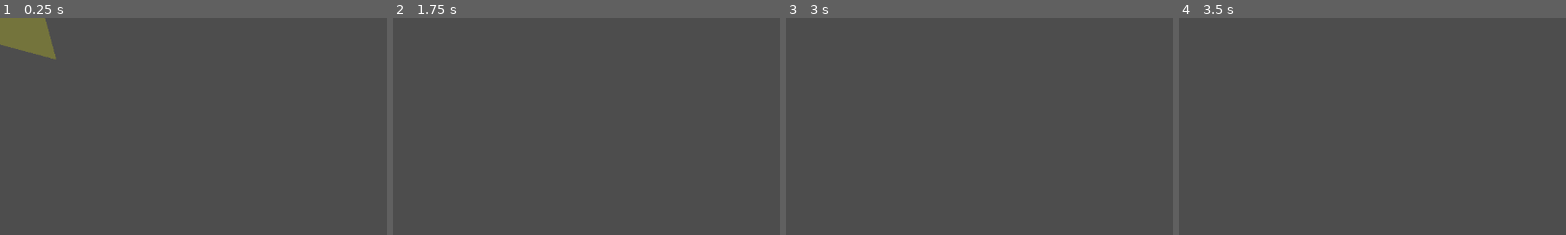
Above: before the commit, frames 1-4 (left to right).
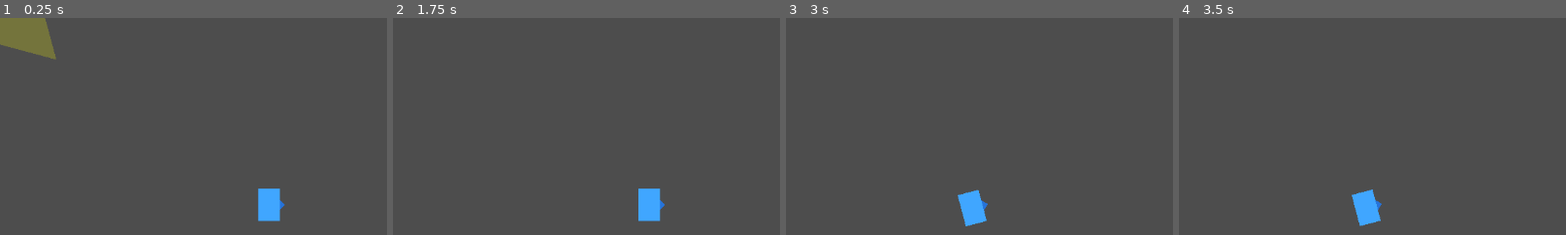
Above: after the commit, the same moments.

Repository: Gubari/Getaway-Racing
Game: Godot game, scene res://scenes/main/main.tscn
Same seed, same stepped clock (60 frames per second), same inputs: the game is played once before the commit and once after it.
Inputs:
- Up to frame 1 (0.25 s): no input
- Up to frame 2 (1.75 s): hold D (steer_right, bound only after the commit) 0.53-1.28 s; tap W (gas, bound only after the commit) at 0.6, 1.35 s; tap Enter at 1.25 s; hold S (brake, bound only after the commit) from 1.28 s (still down)
- Up to frame 3 (3 s): release S (brake, bound only after the commit) at 2.03 s; hold D (steer_right, bound only after the commit) from 2.03 s (still down); tap W (gas, bound only after the commit) at 2.1, 2.85 s
- Up to frame 4 (3.5 s): keep holding D (steer_right, bound only after the commit)
The pictures show only the part of the screen within x 0-50%, y 3-53%; the shares and areas given below are measured in that part.

The runs differ from the first frame. In frame 1, 0.9% of the frame differs, in the area x 66-74%, y 78-94%; in frame 2, 0.9%; in frame 3, 0.9%; in frame 4, 0.9%.

Commit message:
Dev. A: input map i fizika vozila

Diff:
--- a/project.godot
+++ b/project.godot
@@ -19,6 +19,33 @@
 
 GameState="*res://scripts/game_state.gd"
 
+[input]
+
+gas={
+"deadzone": 0.2,
+"events": [Object(InputEventKey,"resource_local_to_scene":false,"resource_name":"","device":-1,"window_id":0,"alt_pressed":false,"shift_pressed":false,"ctrl_pressed":false,"meta_pressed":false,"pressed":false,"keycode":0,"physical_keycode":87,"key_label":0,"unicode":119,"location":0,"echo":false,"script":null)
+, Object(InputEventKey,"resource_local_to_scene":false,"resource_name":"","device":-1,"window_id":0,"alt_pressed":false,"shift_pressed":false,"ctrl_pressed":false,"meta_pressed":false,"pressed":false,"keycode":0,"physical_keycode":4194320,"key_label":0,"unicode":0,"location":0,"echo":false,"script":null)
+]
+}
+brake={
+"deadzone": 0.2,
+"events": [Object(InputEventKey,"resource_local_to_scene":false,"resource_name":"","device":-1,"window_id":0,"alt_pressed":false,"shift_pressed":false,"ctrl_pressed":false,"meta_pressed":false,"pressed":false,"keycode":0,"physical_keycode":83,"key_label":0,"unicode":115,"location":0,"echo":false,"script":null)
+, Object(InputEventKey,"resource_local_to_scene":false,"resource_name":"","device":-1,"window_id":0,"alt_pressed":false,"shift_pressed":false,"ctrl_pressed":false,"meta_pressed":false,"pressed":false,"keycode":0,"physical_keycode":4194322,"key_label":0,"unicode":0,"location":0,"echo":false,"script":null)
+]
+}
+steer_left={
+"deadzone": 0.2,
+"events": [Object(InputEventKey,"resource_local_to_scene":false,"resource_name":"","device":-1,"window_id":0,"alt_pressed":false,"shift_pressed":false,"ctrl_pressed":false,"meta_pressed":false,"pressed":false,"keycode":0,"physical_keycode":65,"key_label":0,"unicode":97,"location":0,"echo":false,"script":null)
+, Object(InputEventKey,"resource_local_to_scene":false,"resource_name":"","device":-1,"window_id":0,"alt_pressed":false,"shift_pressed":false,"ctrl_pressed":false,"meta_pressed":false,"pressed":false,"keycode":0,"physical_keycode":4194319,"key_label":0,"unicode":0,"location":0,"echo":false,"script":null)
+]
+}
+steer_right={
+"deadzone": 0.2,
+"events": [Object(InputEventKey,"resource_local_to_scene":false,"resource_name":"","device":-1,"window_id":0,"alt_pressed":false,"shift_pressed":false,"ctrl_pressed":false,"meta_pressed":false,"pressed":false,"keycode":0,"physical_keycode":68,"key_label":0,"unicode":100,"location":0,"echo":false,"script":null)
+, Object(InputEventKey,"resource_local_to_scene":false,"resource_name":"","device":-1,"window_id":0,"alt_pressed":false,"shift_pressed":false,"ctrl_pressed":false,"meta_pressed":false,"pressed":false,"keycode":0,"physical_keycode":4194321,"key_label":0,"unicode":0,"location":0,"echo":false,"script":null)
+]
+}
+
 [layer_names]
 
 2d_physics/layer_1="player"
--- a/scenes/player/player.gd
+++ b/scenes/player/player.gd
@@ -1,29 +1,104 @@
 extends CharacterBody2D
 ## VOZILO IGRACA: top-down fizika, kolizije, plen-curi logika.
-## Vlasnik: A. (Skelet - A popunjava fiziku. Ugovor sa B je vec povezan.)
+## Vlasnik: A.
 
 @export var acceleration: float = 600.0
 @export var max_speed: float = 500.0
+@export var reverse_max_speed: float = 200.0
 @export var drag: float = 2.5
+@export var brake_force: float = 900.0
+@export var steer_speed: float = 2.8
+@export var steering_smoothing: float = 10.0
+@export var min_speed_to_steer: float = 40.0
 @export var nitro_multiplier: float = 1.8
+@export var nitro_duration: float = 0.75
+@export var nitro_impulse: float = 280.0
+
+var _forward_speed: float = 0.0
+var _steer_smoothed: float = 0.0
+var _nitro_time_left: float = 0.0
 
 func _ready() -> void:
-	add_to_group(Constants.GROUP_PLAYER)   # policija (B) nas nalazi preko grupe
+	add_to_group(Constants.GROUP_PLAYER)
 	GameState.card_played.connect(_on_card_played)
+	queue_redraw()
 
-func _physics_process(_delta: float) -> void:
-	# TODO (A): gas/kocnica/skretanje -> velocity sa akceleracijom + drag.
-	#           Rotacija zavisi od brzine (ne moze okret u mestu). Lerp na steering.
-	#           TOUCH input od prvog sata (dugmad/tap-zone).
+func _physics_process(delta: float) -> void:
+	if not GameState.is_running:
+		_forward_speed = 0.0
+		velocity = Vector2.ZERO
+		move_and_slide()
+		return
+
+	var throttle := _get_throttle()
+	var steer_input := _get_steer_input()
+	_steer_smoothed = lerpf(_steer_smoothed, steer_input, steering_smoothing * delta)
+
+	_update_forward_speed(throttle, delta)
+	_apply_steering(delta)
+
+	velocity = Vector2.from_angle(rotation) * _forward_speed
 	move_and_slide()
 
-	# TODO (A): detekcija dogadjaja -> samo EMITUJ, GameState skida plen:
-	#   sudar sa zidom/barikadom  ->  GameState.crash_detected.emit()
-	#   ostar zaokret             ->  GameState.sharp_turn.emit()
-	# Primer detekcije sudara preko move_and_slide:
-	#   if get_slide_collision_count() > 0: GameState.crash_detected.emit()
+	# TODO (A): sudar / ostar zaokret kad bude test mape sa zidovima
+
+func _process(delta: float) -> void:
+	if _nitro_time_left > 0.0:
+		_nitro_time_left = maxf(0.0, _nitro_time_left - delta)
+
+func _get_throttle() -> float:
+	return (
+		Input.get_action_strength(Constants.INPUT_GAS)
+		- Input.get_action_strength(Constants.INPUT_BRAKE)
+	)
+
+func _get_steer_input() -> float:
+	return (
+		Input.get_action_strength(Constants.INPUT_STEER_RIGHT)
+		- Input.get_action_strength(Constants.INPUT_STEER_LEFT)
+	)
+
+func _update_forward_speed(throttle: float, delta: float) -> void:
+	if throttle > 0.0:
+		_forward_speed += throttle * acceleration * delta
+	elif throttle < 0.0:
+		if _forward_speed > 0.0:
+			_forward_speed -= brake_force * absf(throttle) * delta
+		else:
+			_forward_speed += throttle * acceleration * 0.6 * delta
+	else:
+		var decay := drag * maxf(absf(_forward_speed), 80.0) * delta
+		_forward_speed = move_toward(_forward_speed, 0.0, decay)
+
+	var cap := max_speed
+	if _nitro_time_left > 0.0:
+		cap = max_speed * nitro_multiplier
+	_forward_speed = clampf(_forward_speed, -reverse_max_speed, cap)
+
+func _apply_steering(delta: float) -> void:
+	if absf(_forward_speed) < min_speed_to_steer:
+		return
+
+	var speed_factor := clampf(absf(_forward_speed) / max_speed, 0.2, 1.0)
+	var direction_sign := 1.0 if _forward_speed >= 0.0 else -1.0
+	rotation += _steer_smoothed * steer_speed * speed_factor * direction_sign * delta
 
 func _on_card_played(card_type: int) -> void:
 	if card_type == Card.Type.NITRO:
-		# TODO (A): burst brzine (npr. privremeno povecaj max_speed)
-		GameState.nitro_used.emit()   # nitro trese plen (mala kazna)
+		_nitro_time_left = nitro_duration
+		_forward_speed = minf(_forward_speed + nitro_impulse, max_speed * nitro_multiplier)
+		GameState.nitro_used.emit()
+
+func get_rear_spawn_point() -> Vector2:
+	return global_position - Vector2.from_angle(rotation) * 48.0
+
+func _draw() -> void:
+	# Placeholder dok C ne doda sprite.
+	draw_colored_polygon(
+		PackedVector2Array([Vector2(-16, -24), Vector2(16, -24), Vector2(16, 24), Vector2(-16, 24)]),
+		Color(0.25, 0.65, 1.0)
+	)
+	draw_colored_polygon(
+		PackedVector2Array([Vector2(16, -8), Vector2(24, 0), Vector2(16, 8)]),
+		Color(0.15, 0.45, 0.85)
+	)
--- a/scripts/constants.gd
+++ b/scripts/constants.gd
@@ -17,3 +17,10 @@
 const LAYER_POLICE := 2   # layer 2
 const LAYER_WALLS := 4    # layer 3  <- line-of-sight raycast gleda SAMO ovo
 const LAYER_CARD_FX := 8  # layer 4
+
+# --- INPUT AKCIJE (Project Settings -> Input Map, vlasnik: A) ---
+# D povezuje TouchScreenButton.action na ove stringove.
+const INPUT_GAS := "gas"
+const INPUT_BRAKE := "brake"
+const INPUT_STEER_LEFT := "steer_left"
+const INPUT_STEER_RIGHT := "steer_right"
